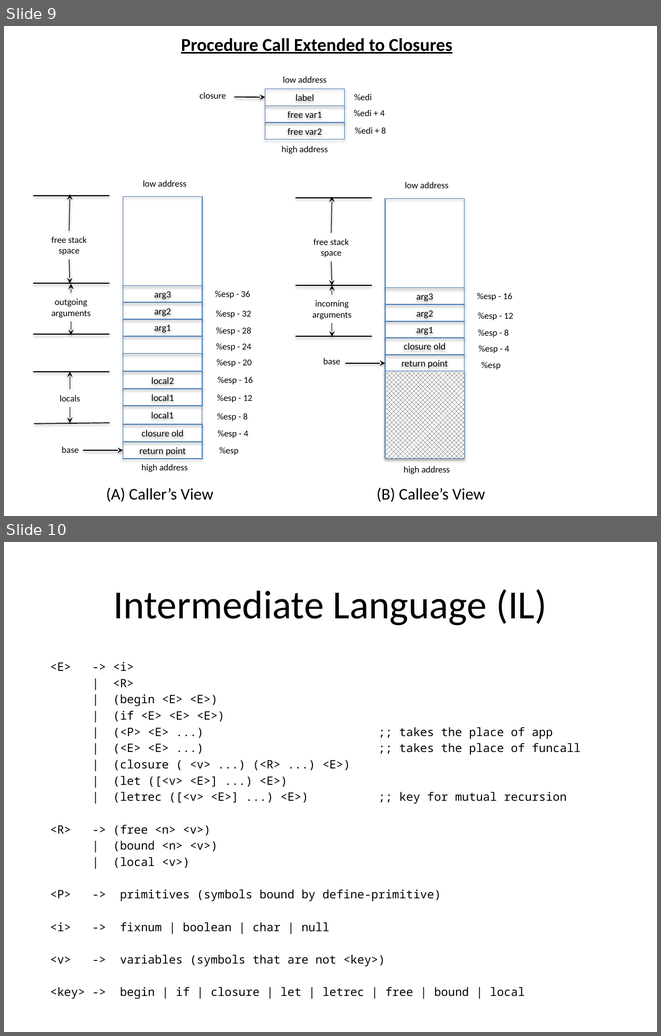
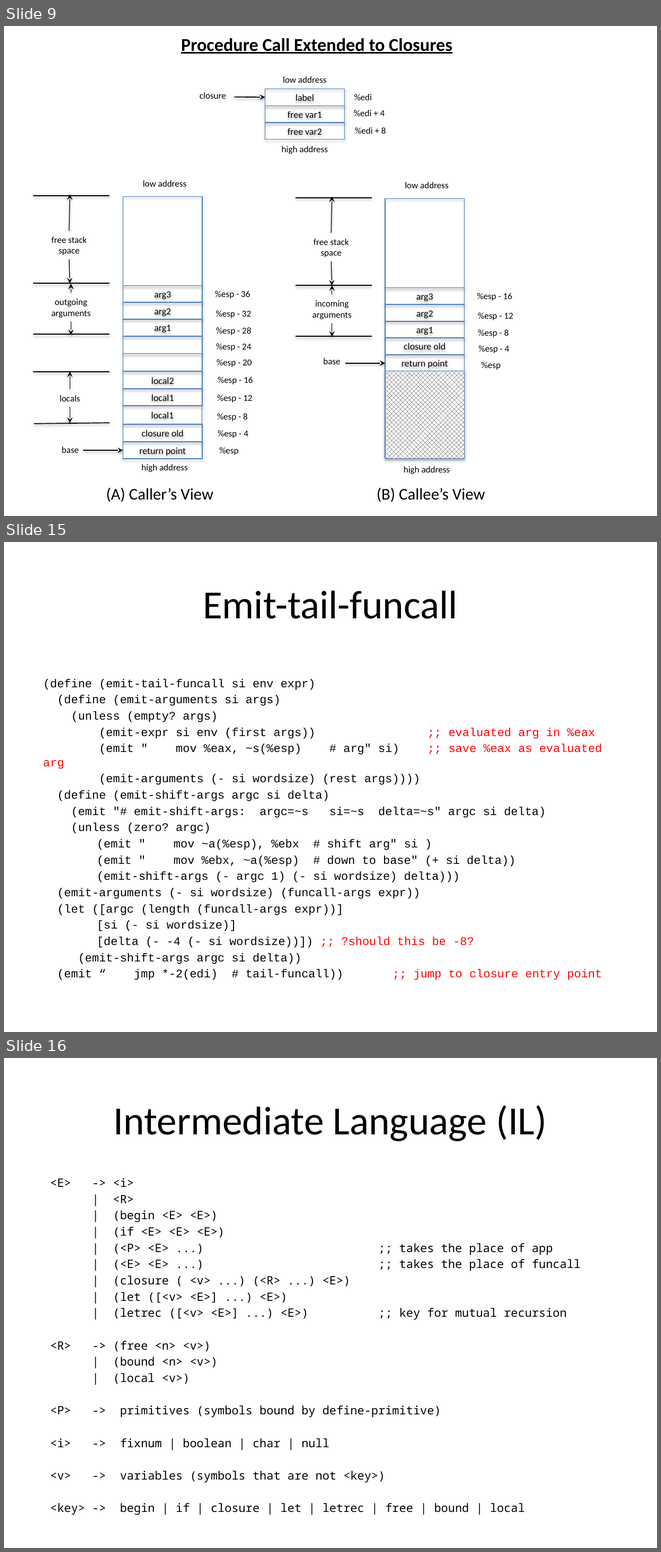
Before and after one commit to markcornwell/pilar, a slide deck: doc/Pilar.pptx. Shown one above the other, each under a label of ours: slides 9 and 10 before the commit, slides 9, 15 and 16 after it; the slides between them are not shown. The pictures are 661x1036 and 661x1552 pixels, drawn with LibreOffice and Linux fonts; fonts in the diff are those of the drawing. Boxes give left, top, right and bottom in pixels: in the first picture for what was removed or moved away, otherwise in the second. Text is boxed around its words. In the diff, an @@ line names an element or a change of style, - is before the commit and + after.

Commit message:
Still working through proper tail recursion
Got thing coded, but have subtle bugs.  Need to work it through.  Seems
to have to do with understanding the context that defines tail-calls.
They should all be within the context of some lambda as per r5rs.

```diff
--- a/doc/Pilar.pptx
+++ b/doc/Pilar.pptx
@@ slide 15 added at bbox=[4, 542, 657, 1032], background #FFFFFF @@
@@ title added at bbox=[203, 590, 458, 619], 44 pt, text #000000 @@
+Emit-tail-funcall
@@ text added at bbox=[43, 679, 602, 980], 12.8 pt, text #000000 @@
+(define (emit-tail-funcall si env expr)
+(define (emit-arguments si args)
+(unless (empty? args)
+(emit-expr si env (first args)) ;; evaluated arg in %eax
+(emit " mov %eax, ~s(%esp) # arg" si) ;; save %eax as evaluated arg
+(emit-arguments (- si wordsize) (rest args))))
+(define (emit-shift-args argc si delta)
+(emit "# emit-shift-args: argc=~s si=~s delta=~s" argc si delta)
+(unless (zero? argc)
+(emit " mov ~a(%esp), %ebx # shift arg" si )
+(emit " mov %ebx, ~a(%esp) # down to base" (+ si delta))
+(emit-shift-args (- argc 1) (- si wordsize) delta)))
+(emit-arguments (- si wordsize) (funcall-args expr))
+(let ([argc (length (funcall-args expr))]
+[si (- si wordsize)]
+[delta (- -4 (- si wordsize))]) ;; ?should this be -8?
+(emit-shift-args argc si delta))
+(emit “ jmp *-2(edi) # tail-funcall)) ;; jump to closure entry point
@@ what was slide 10 is now slide 16 @@
```
Also in this commit, not shown: 3 slides changed, 5 other slides added, 9 other files.
